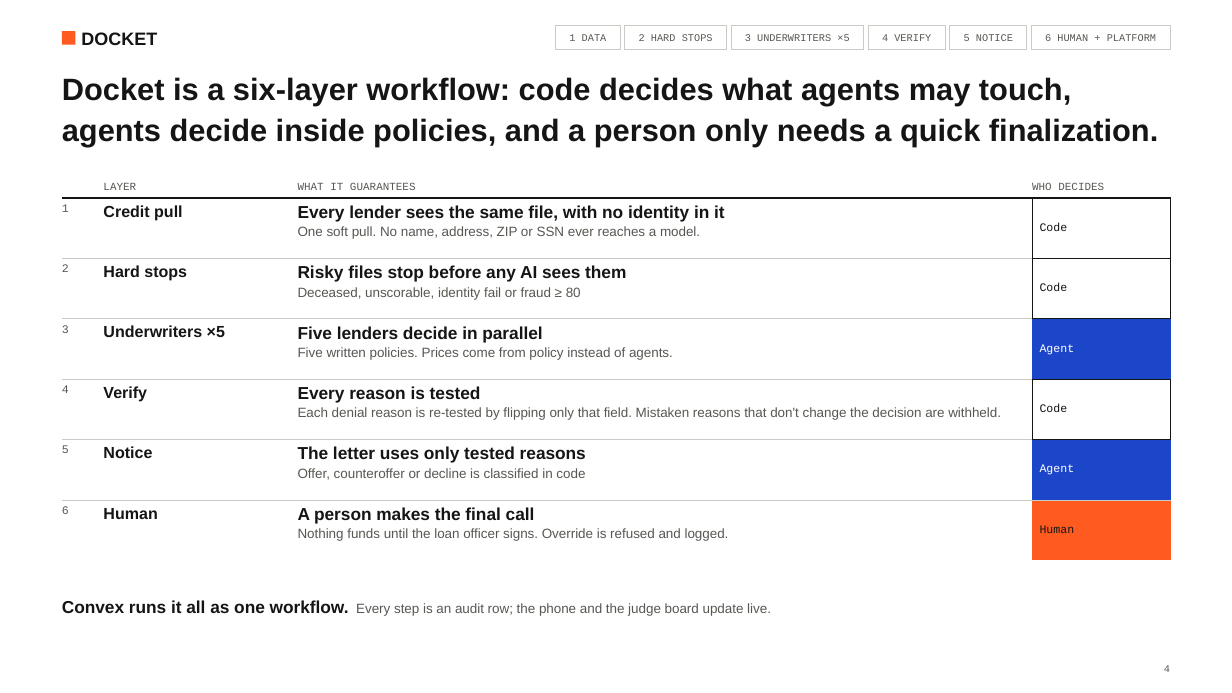
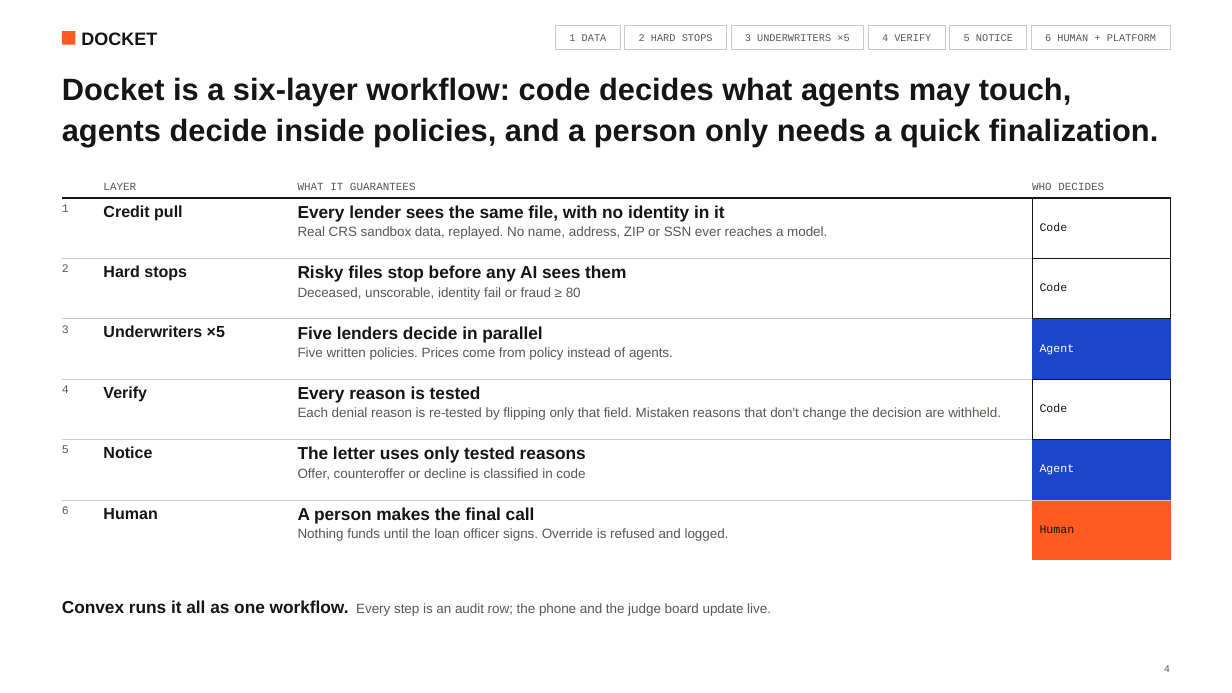
Before and after one commit to alphagengar1/docket, a slide deck: slide 6 of design/deck/pitch/docket-deck-v7-technical.pptx. Drawn at 1232x693 pixels with LibreOffice and Linux fonts; fonts in the diff are those of the drawing. Boxes give left, top, right and bottom in pixels: in the first picture for what was removed or moved away, otherwise in the second. Text is boxed around its words. In the diff, an @@ line names an element or a change of style, - is before the commit and + after.

```diff
--- a/design/deck/pitch/docket-deck-v7-technical.pptx
+++ b/design/deck/pitch/docket-deck-v7-technical.pptx
@@ table at <box>62,165,1171,561</box> @@
-row 2, column 3: Every lender sees the same file, with no identity in it / One soft pull. No name, address, ZIP or SSN ever reaches a model.
+row 2, column 3: Every lender sees the same file, with no identity in it / Real CRS sandbox data, replayed. No name, address, ZIP or SSN ever reaches a model.
```
Also in this commit, not shown: 1 other slide changed, 6 other files.
